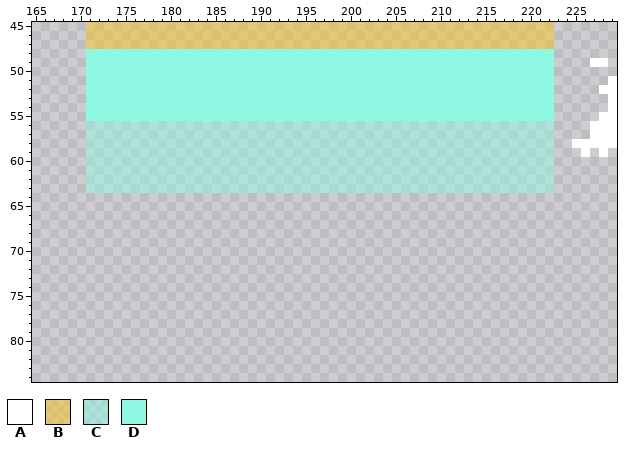
File history of a pixel-art file, resources/asesprite/atlases/atlas_gameobjects.aseprite. This is how it looked before the edit.
1000x1000 pixels, 1 frame. Colours within 5 levels of each other are drawn and written as one. Shown: x 165..229, y 45..84.
Palette (. is transparent): A #ffffff  B #f9c22b88  C #8ff8e27c  D #8ff8e2
New version:
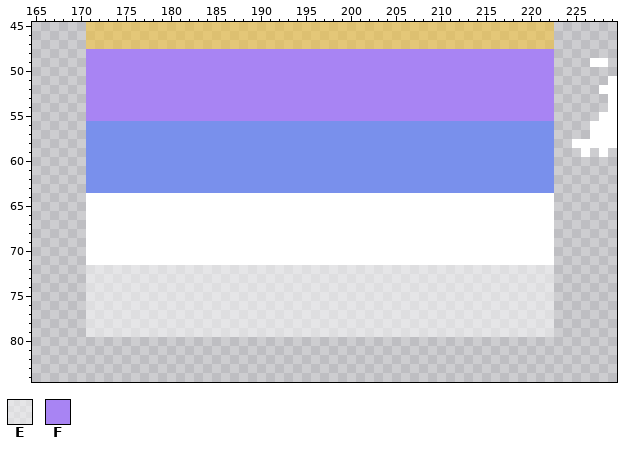
Colours new in this view: E #ffffff7c  F #a884f3
Diff:
Colour C changes from #8ff8e27c to #7990ec.
Layers "Layer 1", "Flattened":
The author put colour A in rows 64 to 71 at x 171 to 222.
The author put colour E in rows 72 to 79 at x 171 to 222.
Colour D becomes colour F in rows 48 to 55 at x 171 to 222.
